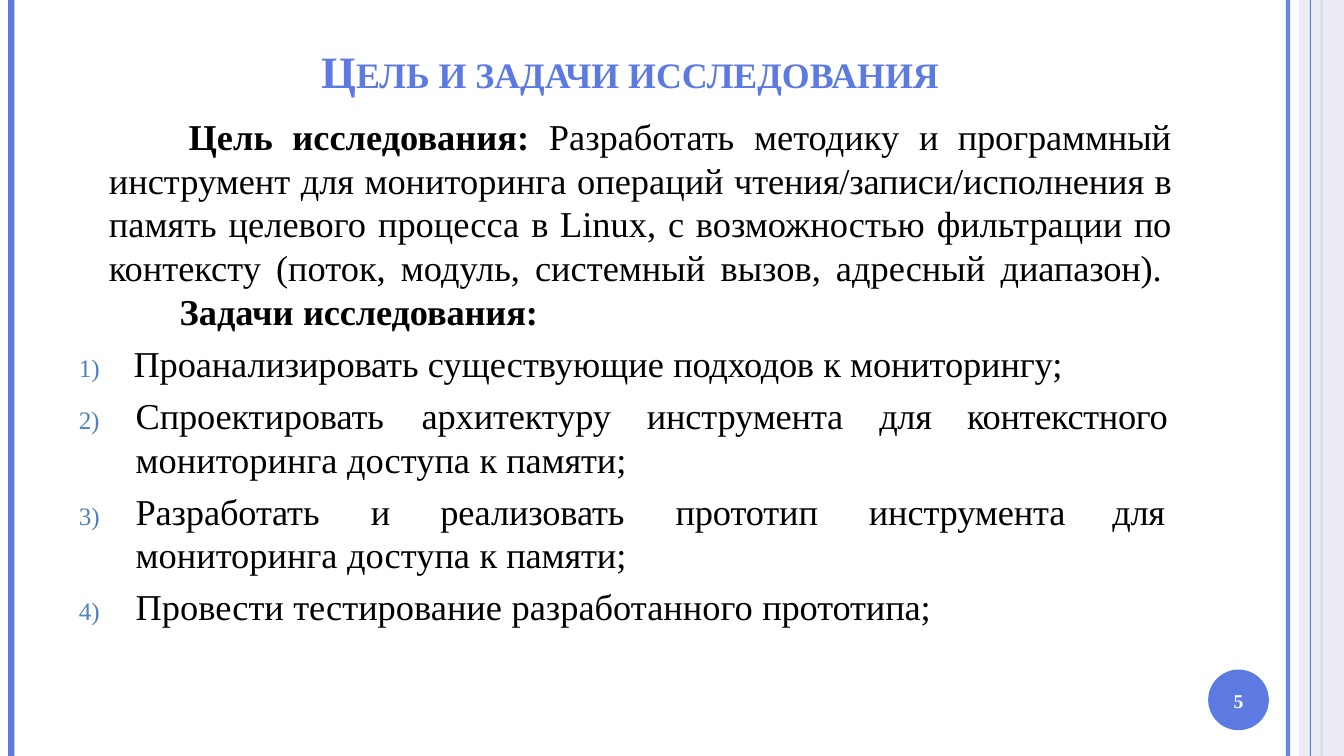
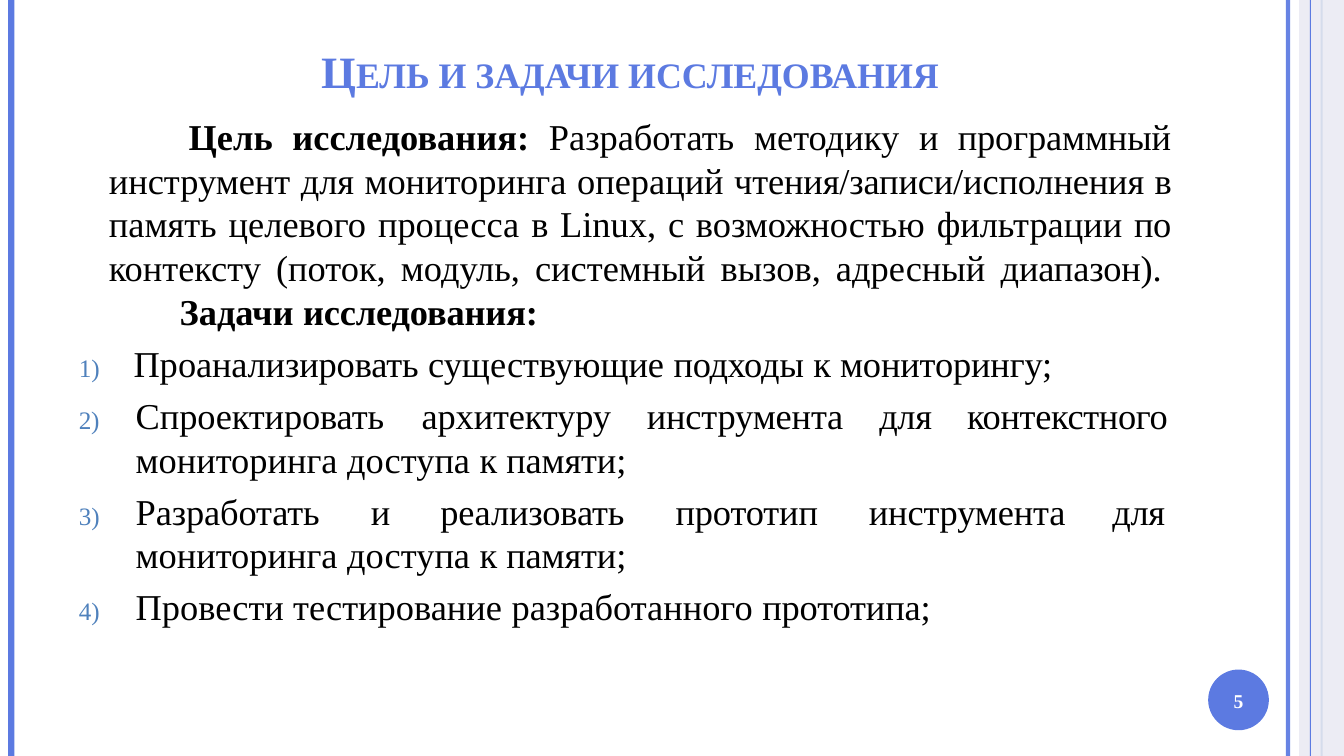
Before and after one commit to HotHeadd/nir_mephi, a slide deck: slide 5 of part2/Презентация.pptx. Drawn at 1344x756 pixels with LibreOffice and Linux fonts; fonts in the diff are those of the drawing; background and template pictures are left out. Boxes give left, top, right and bottom in pixels: in the first picture for what was removed or moved away, otherwise in the second. Text is boxed around its words. In the diff, an @@ line names an element or a change of style, - is before the commit and + after.

```diff
--- a/part2/Презентация.pptx
+++ b/part2/Презентация.pptx
@@ text at bbox=[79, 353, 1052, 384]: text changed @@
-1) Проанализировать существующие подходов к мониторингу;
+1) Проанализировать существующие подходы к мониторингу;
```
Also in this commit, not shown: 8 other slides changed, 4 slides added, 2 slides removed, 17 other files.
